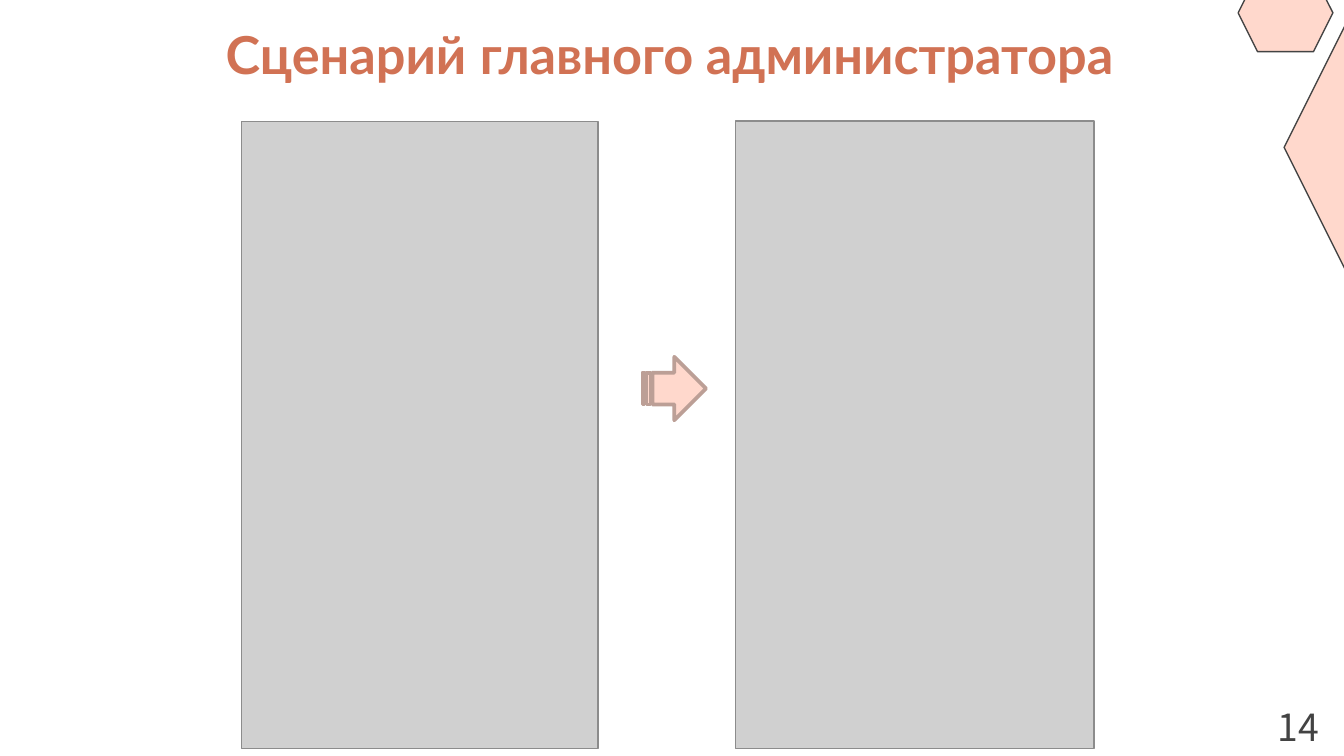
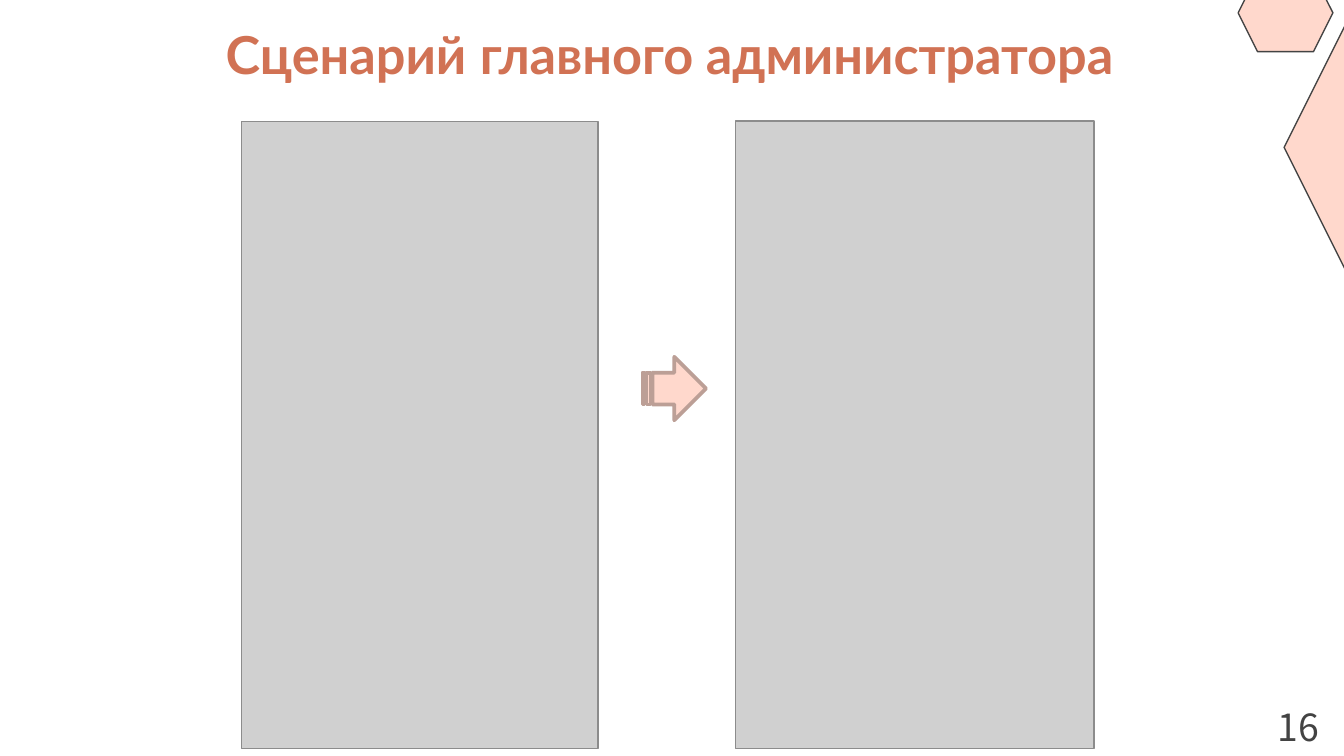
Before and after one commit to Puroktor/PicStorm, a slide deck: slide 16 of docs/PicStorm_Slides.pptx (slide 14 before the commit). Drawn at 1344x756 pixels with LibreOffice and Linux fonts; fonts in the diff are those of the drawing; grey boxes stand for pictures. Boxes give left, top, right and bottom in pixels: in the first picture for what was removed or moved away, otherwise in the second. Text is boxed around its words. In the diff, an @@ line names an element or a change of style, - is before the commit and + after.

```diff
--- a/docs/PicStorm_Slides.pptx
+++ b/docs/PicStorm_Slides.pptx
@@ text at box(1278, 713, 1319, 742): text changed @@
-14
+16
```
Also in this commit, not shown: 9 other slides changed, 6 slides added, 2 slides removed, 4 other files.
